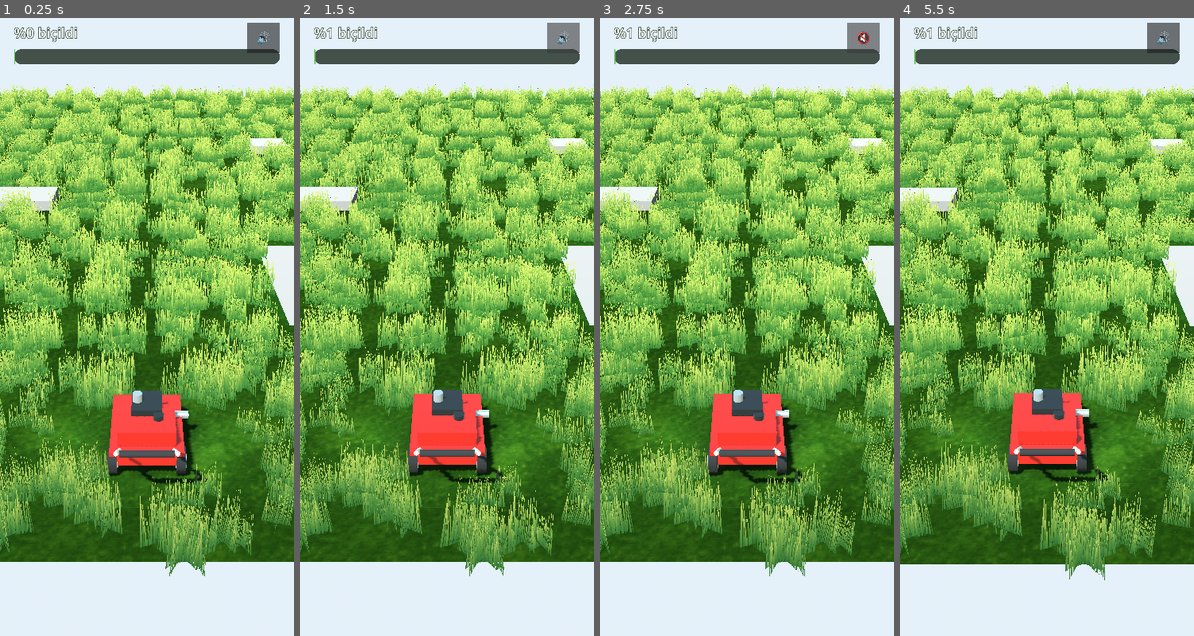
Above: before the commit, frames 1-4 (left to right).
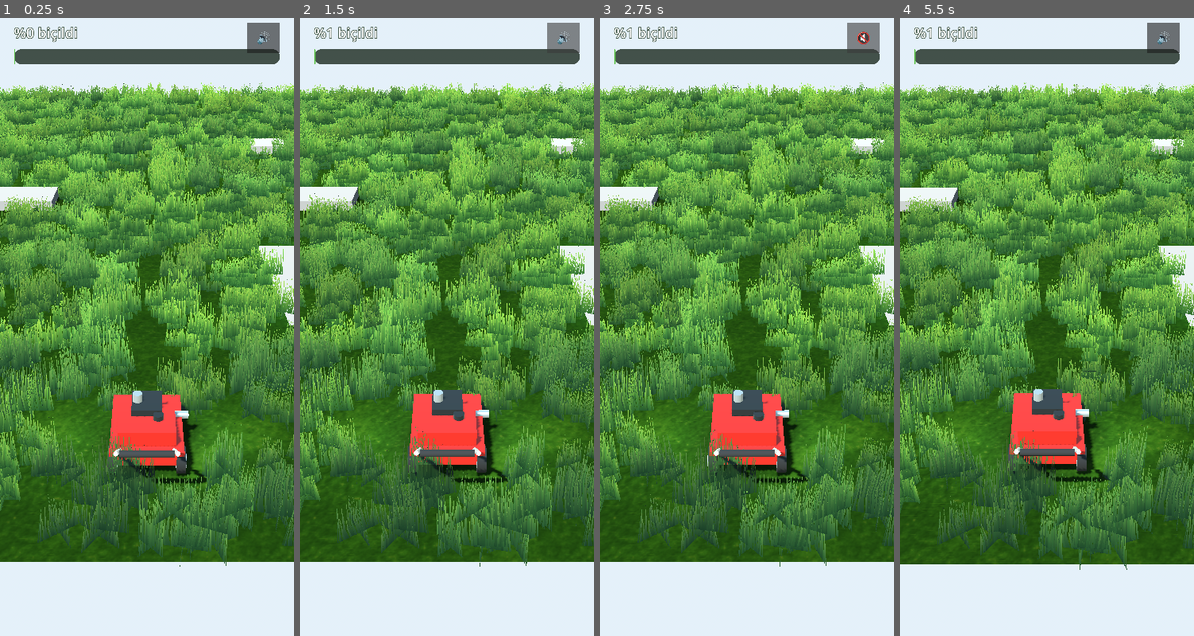
Above: after the commit, the same moments.

Repository: osdeniz/underthelawn
Game: Godot game, scene res://scenes/Main.tscn
Same seed, same stepped clock (60 frames per second), same inputs: the game is played once before the commit and once after it.
Inputs (mouse positions are in pixels of both pictures, inside the frame that each line leads up to):
- Up to frame 1 (0.25 s): no input
- Up to frame 2 (1.5 s): click "🔊" at 0.5 s; click "🔇" at 1.25 s
- Up to frame 3 (2.75 s): click "🔊" at 2 s
- Up to frame 4 (5.5 s): click "🔇" at 2.75 s; click "🔊" at 3.5 s; click "🔇" at 4.25 s; move the mouse to (1111, 283) at 5.02 s; click (1111, 283) at 5.17 s

The runs differ from the first frame. In frame 1, 55% of the frame differs, in the area x 0-100%, y 10-91%; in frame 2, 54%; in frame 3, 54%; in frame 4, 55%.

Commit message:
refactor: enhance grass visual fidelity with per-cluster color variation, updated asset generation parameters, and improved alpha-to-coverage shader logic.

Diff:
--- a/scripts/game_config.gd
+++ b/scripts/game_config.gd
@@ -45,7 +45,9 @@
 const TUFT_HEIGHT_MAX := 0.66
 const TUFT_WIDTH_MIN := 0.26
 const TUFT_WIDTH_MAX := 0.46
-const TUFT_CLUSTER_SPREAD := 0.34             # in-cluster offset, +/-
+## §5 says 0.34; widened so clusters cross cell borders and the grid
+## pattern of gaps disappears.
+const TUFT_CLUSTER_SPREAD := 0.44
 const TUFT_TOP_TAPER := 0.75                  # upper edge narrows to 75%
 const TUFT_CELL_SCALE_MIN := 0.9
 const TUFT_CELL_SCALE_MAX := 1.1
--- a/scripts/tuft_field.gd
+++ b/scripts/tuft_field.gd
@@ -21,6 +21,8 @@
 var _cell_yaw: PackedFloat32Array = PackedFloat32Array()
 var _cell_scale: PackedFloat32Array = PackedFloat32Array()
 var _cell_origin: PackedVector3Array = PackedVector3Array()
+## Slight per-cluster tint so the lawn is not one flat green.
+var _cell_color: PackedColorArray = PackedColorArray()
 
 ## [{ cell, yaw, t }] — only cells cut in the last 0.1 s.
 var _animating: Array = []
@@ -49,6 +51,7 @@
 		rng.seed = seed_value + v * 7919
 		var mm := MultiMesh.new()
 		mm.transform_format = MultiMesh.TRANSFORM_3D
+		mm.use_colors = true
 		mm.mesh = _make_cluster(rng)
 		mm.instance_count = 0
 		_meshes.append(mm)
@@ -112,6 +115,7 @@
 	_cell_yaw.resize(count)
 	_cell_scale.resize(count)
 	_cell_origin.resize(count)
+	_cell_color.resize(count)
 
 	var rng := RandomNumberGenerator.new()
 	rng.seed = seed_value
@@ -134,6 +138,13 @@
 			# In-cell jitter; cluster spread is +/-0.34 so +/-0.15 keeps it inside.
 			_cell_origin[i] = LawnModel.cell_center(col, row) + Vector3(
 				rng.randf_range(-0.15, 0.15), 0.0, rng.randf_range(-0.15, 0.15))
+			# Brightness plus a nudge towards dry yellow or deep green.
+			var bright := rng.randf_range(0.82, 1.14)
+			var dryness := rng.randf_range(-0.06, 0.09)
+			_cell_color[i] = Color(
+				clampf(bright + dryness, 0.6, 1.3),
+				clampf(bright + dryness * 0.45, 0.6, 1.3),
+				clampf(bright - dryness * 1.5, 0.55, 1.3), 1.0)
 
 	for v in GameConfig.TUFT_VARIANTS:
 		_meshes[v].instance_count = counts[v]
@@ -149,6 +160,7 @@
 			var i := LawnModel.index_of(col, row)
 			if _cell_slot[i] < 0:
 				continue
+			_meshes[int(_cell_variant[i])].set_instance_color(_cell_slot[i], _cell_color[i])
 			if _model.is_cut(col, row):
 				_write(i, HIDDEN, 0.0, 0.0)
 			else:
--- a/shaders/grass_tuft.gdshader
+++ b/shaders/grass_tuft.gdshader
@@ -22,10 +22,11 @@
 
 void fragment() {
 	vec4 tex = texture(tuft_texture, UV);
-	ALBEDO = tex.rgb;
+	// COLOR is the MultiMesh per-instance tint (clump-to-clump variation).
+	ALBEDO = tex.rgb * COLOR.rgb;
 	// Alpha-to-coverage lets MSAA antialias the blade edges instead of the
 	// hard stair-step a scissor gives. Remap so thin tips stay visible.
-	ALPHA = smoothstep(alpha_cutoff * 0.5, alpha_cutoff * 1.6, tex.a);
+	ALPHA = smoothstep(alpha_cutoff * 0.75, alpha_cutoff * 1.25, tex.a);
 	ROUGHNESS = 0.95;
 	NORMAL = vec3(0.0, 1.0, 0.0);
 }
--- a/tools/gen_assets.gd
+++ b/tools/gen_assets.gd
@@ -119,16 +119,18 @@
 	img.fill(Color(0.0, 0.0, 0.0, 0.0))
 	var rng := RandomNumberGenerator.new()
 	rng.seed = 20260822
-	var blades := 26
+	var blades := 22
 
 	for b in blades:
 		var root_x := (float(b) + rng.randf_range(0.15, 0.85)) / float(blades)
 		var fan := (root_x - 0.5) * rng.randf_range(0.20, 0.44)
 		var tip_x := clampf(root_x + fan, 0.01, 0.99)
 		var height := rng.randf_range(0.45, 1.0)
-		var half_w := rng.randf_range(0.011, 0.022)
-		var root_col := Color(0.114, 0.278, 0.078).lerp(Color(0.180, 0.353, 0.110), rng.randf())
-		var tip_col := Color(0.400, 0.549, 0.180).lerp(Color(0.588, 0.588, 0.278), rng.randf())
+		var half_w := rng.randf_range(0.019, 0.033)
+		# Dark green at the root, brighter green at the tip; only a hint of dry
+		# yellow so the clump reads as grass rather than straw.
+		var root_col := Color(0.063, 0.169, 0.043).lerp(Color(0.110, 0.235, 0.075), rng.randf())
+		var tip_col := Color(0.267, 0.451, 0.145).lerp(Color(0.365, 0.478, 0.180), rng.randf())
 
 		var steps := size * 3
 		for s in steps:
@@ -146,7 +148,7 @@
 				if xi < 0 or xi >= size or yi < 0 or yi >= size:
 					continue
 				var edge := clampf(1.0 - absf(float(dx)) / (float(span) + 1.0), 0.0, 1.0)
-				var a := clampf(edge * 1.9, 0.0, 1.0)
+				var a := clampf(edge * 2.6, 0.0, 1.0)
 				var prev := img.get_pixel(xi, yi)
 				if a > prev.a:
 					img.set_pixel(xi, yi, Color(col.r, col.g, col.b, a))
@@ -208,7 +210,7 @@
 		lp += (rng.randf_range(-1.0, 1.0) - lp) * a
 		var attack := clampf(t / 0.004, 0.0, 1.0)
 		out[i] = lp * attack * exp(-t * 22.0)
-	_write_wav("res://audio/grass_cut.wav", out, 1.6)
+	_write_wav("res://audio/grass_cut.wav", out, 1.1)
 
 
 ## E6 (1318.5 Hz) then B6 (1975.5 Hz) 0.12 s later, exponential decay, 0.7 s.
Binary file changed: textures/grass_blade_tuft.png
Not shown, changed: README.md
Not shown, changed: audio/grass_cut.wav
